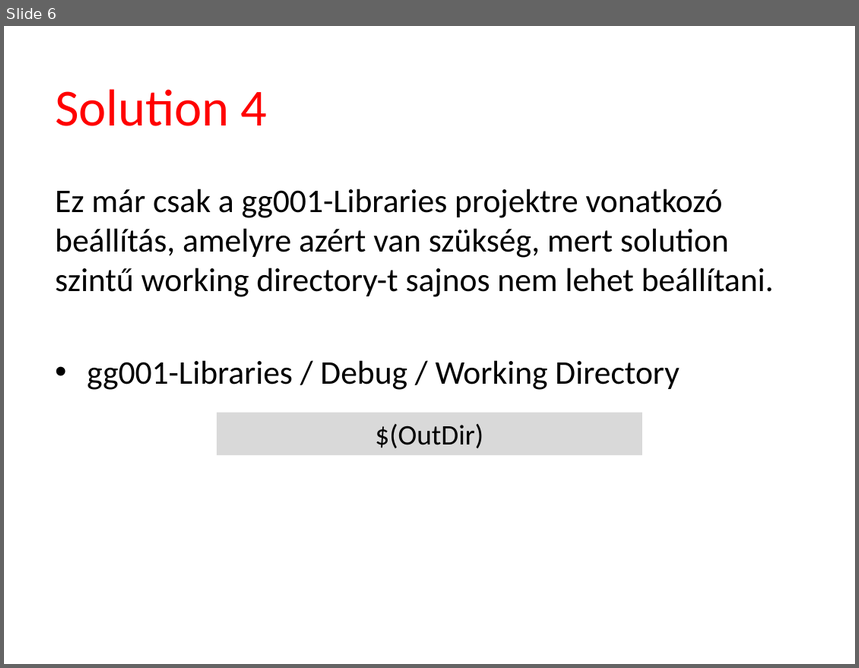
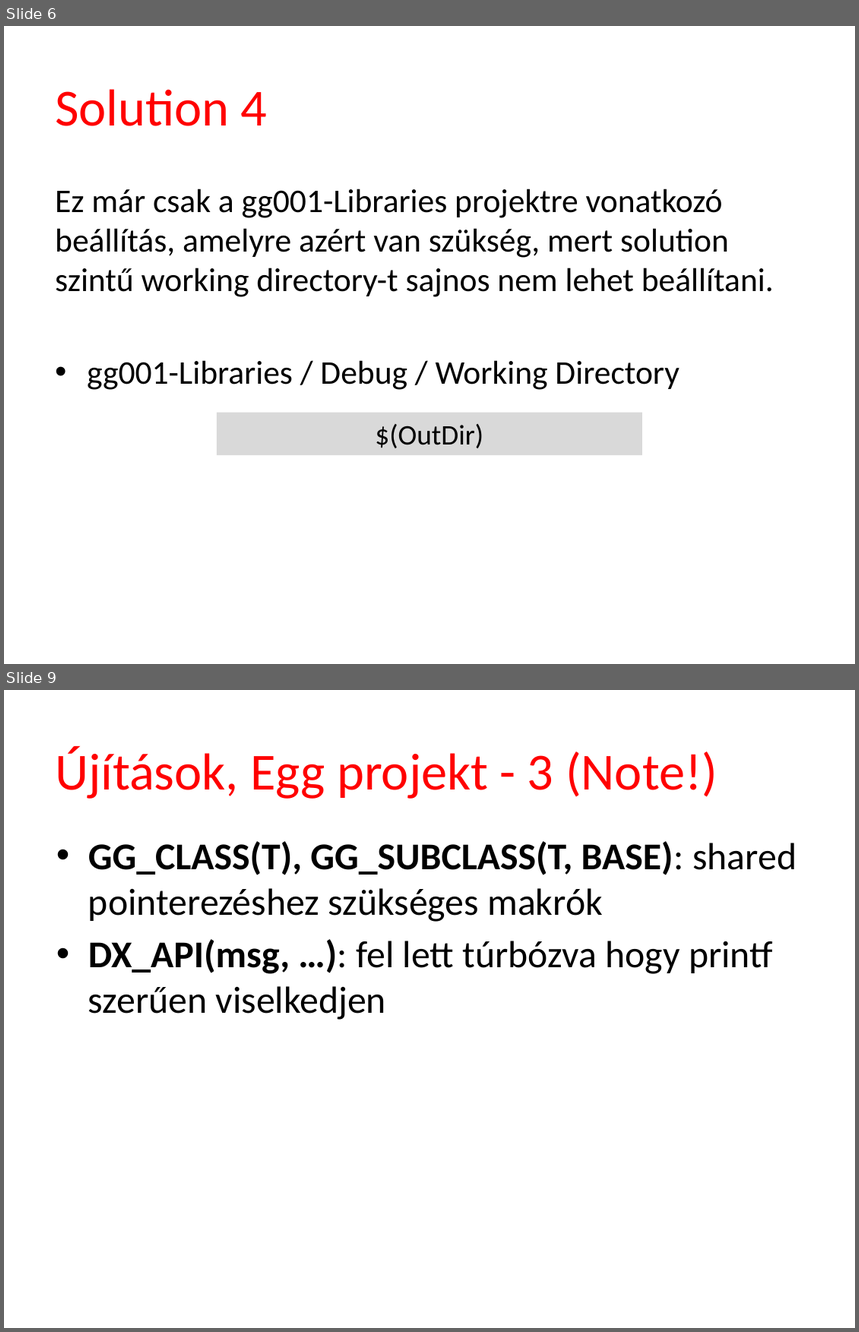
Before and after one commit to tyekx/dx12, a slide deck: Slides/gg001-Libraries.pptx. Shown one above the other, each under a label of ours: slide 6 before the commit, slides 6 and 9 after it; the slides between them are not shown. The pictures are 859x668 and 859x1332 pixels, drawn with LibreOffice and Linux fonts; fonts in the diff are those of the drawing; background and template pictures are left out. Boxes give left, top, right and bottom in pixels: in the first picture for what was removed or moved away, otherwise in the second. Text is boxed around its words. In the diff, an @@ line names an element or a change of style, - is before the commit and + after.

```diff
--- a/Slides/gg001-Libraries.pptx
+++ b/Slides/gg001-Libraries.pptx
@@ slide 9 added at bbox=[4, 690, 855, 1328], background #FFFFFF @@
@@ title added at bbox=[55, 746, 718, 799], 44 pt, text #FF0000 @@
+Újítások, Egg projekt - 3 (Note!)
@@ text added at bbox=[88, 841, 797, 1020], 32 pt, text #000000 @@
+• GG_CLASS(T), GG_SUBCLASS(T, BASE): shared pointerezéshez szükséges makrók
+• DX_API(msg, …): fel lett túrbózva hogy printf szerűen viselkedjen
```
Also in this commit, not shown: 2 slides changed, 2 other slides added, 5 other files.
